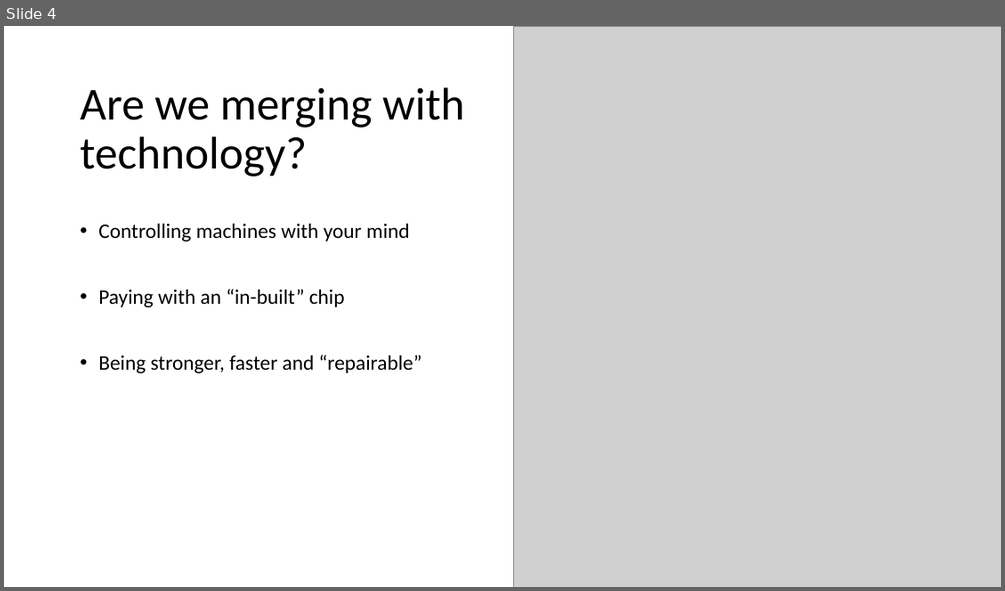
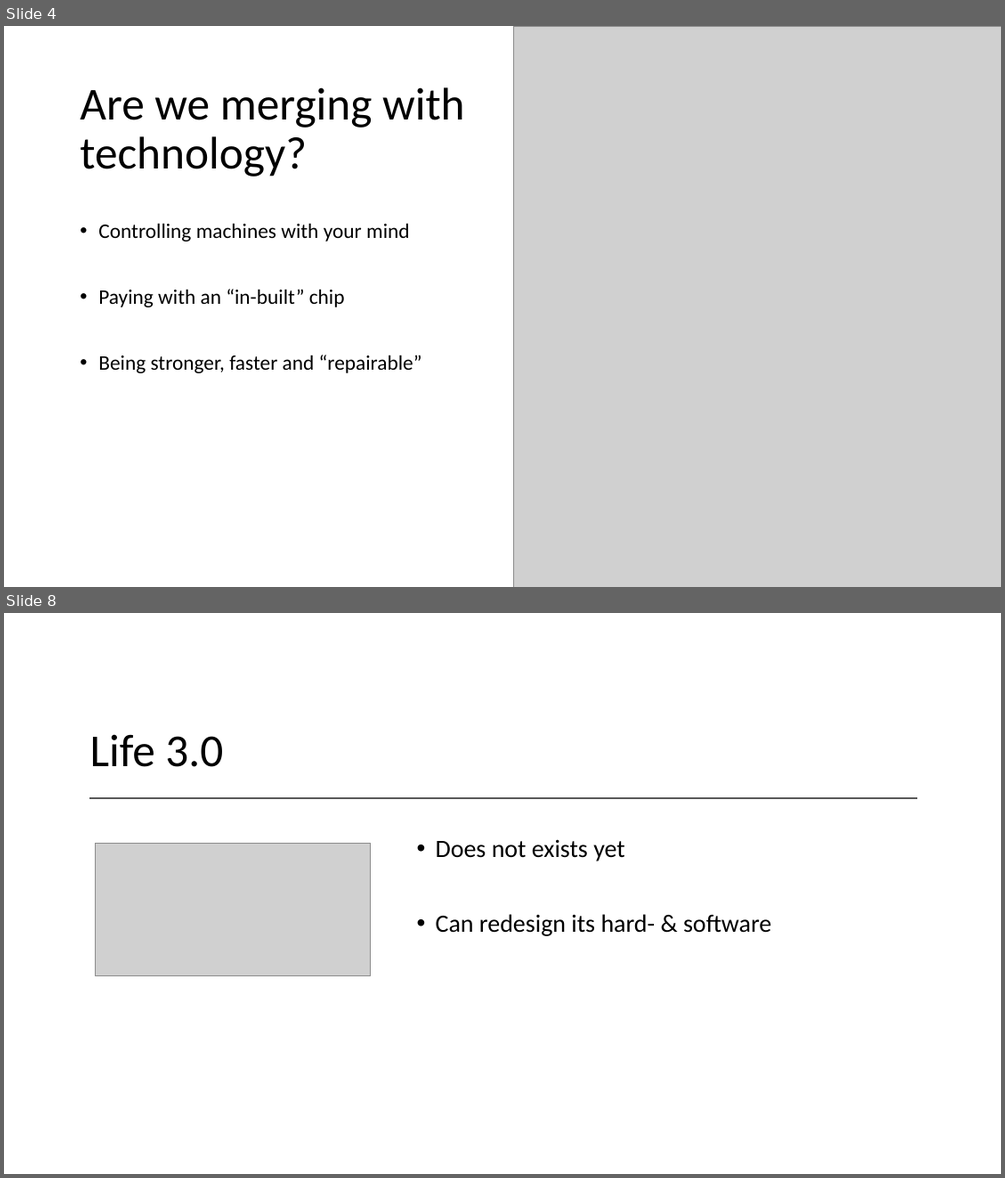
Before and after one commit to ArkonM/4CHIF, a slide deck: E - Ursula Rieder/Referat/Human_2.0.pptx. Shown one above the other, each under a label of ours: slide 4 before the commit, slides 4 and 8 after it; the slides between them are not shown. The pictures are 1005x591 and 1005x1178 pixels, drawn with LibreOffice and Linux fonts; fonts in the diff are those of the drawing; grey boxes stand for pictures. Boxes give left, top, right and bottom in pixels: in the first picture for what was removed or moved away, otherwise in the second. Text is boxed around its words. In the diff, an @@ line names an element or a change of style, - is before the commit and + after.

```diff
--- a/E - Ursula Rieder/Referat/Human_2.0.pptx
+++ b/E - Ursula Rieder/Referat/Human_2.0.pptx
@@ slide 8 added at bbox=[4, 613, 1001, 1174], background #FFFFFF @@
@@ title added at bbox=[90, 734, 223, 767], 44 pt, text #000000 @@
+Life 3.0
@@ line added from (90, 798) to (918, 798), #595959 1.25 pt @@
@@ picture added at bbox=[96, 843, 371, 975] @@
@@ text added at bbox=[436, 839, 771, 936], 24 pt, text #000000 @@
+• Does not exists yet
+• Can redesign its hard- & software
```
Also in this commit, not shown: 2 slides changed, 5 other slides added, 12 other files.
